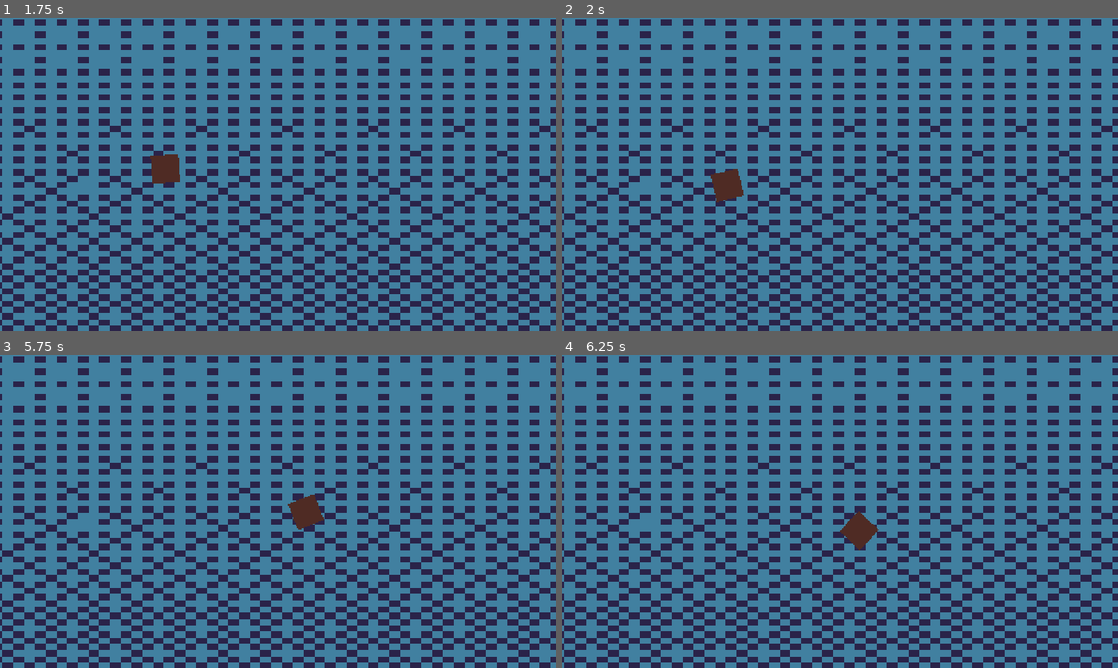
Above: before the commit, frames 1-4 (two rows, left to right).
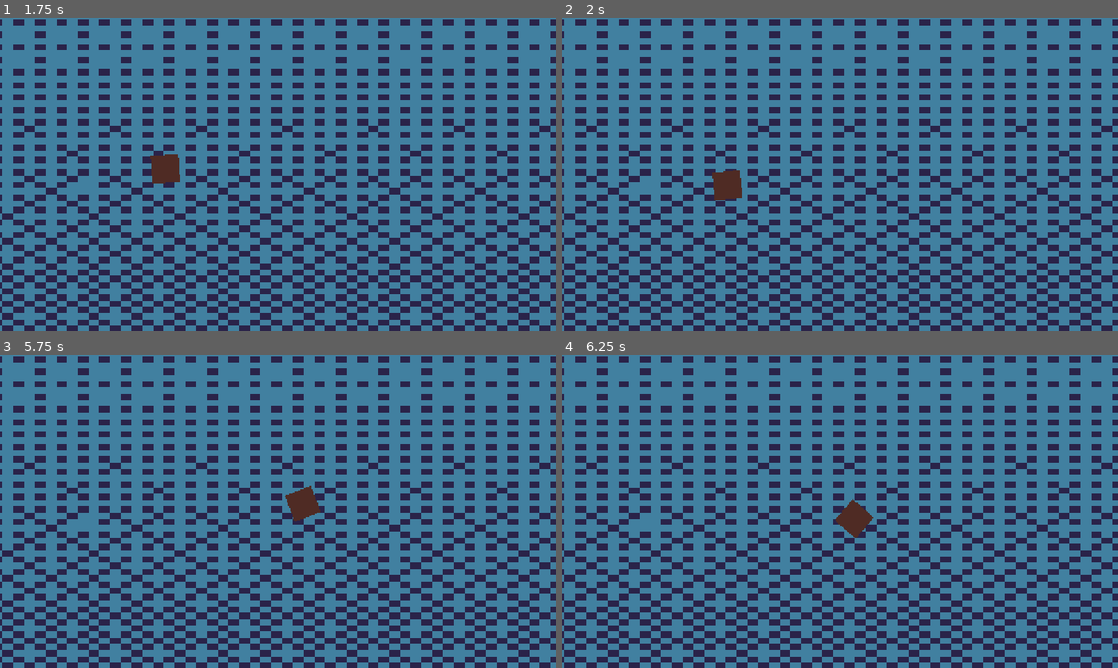
Above: after the commit, the same moments.

Repository: Joey451-OG/5499-Project-1
Game: Godot game, scene res://Scenes/main.tscn
Two runs of this game, one before a commit and one after it. Both use one fixed random seed, a clock stepped at 60 frames per second and the inputs below.
Inputs (mouse positions are in pixels of both pictures, inside the frame that each line leads up to):
- Up to frame 1 (1.75 s): move the mouse to (400, 158) at 0.52 s; hold Space (swim) 0.53-1.28 s; move the mouse to (166, 190) at 1.27 s; tap Space (swim) at 1.35 s
- Up to frame 2 (2 s): no input
- Up to frame 3 (5.75 s): move the mouse to (333, 442) at 2.02 s; hold Space (swim) 2.03-2.78 s; move the mouse to (250, 574) at 2.77 s; tap Space (swim) at 2.85, 4.35 s; move the mouse to (444, 558) at 3.52 s; hold Space (swim) 3.53-4.28 s; move the mouse to (111, 464) at 4.27 s; move the mouse to (305, 511) at 5.02 s; hold Space (swim) from 5.03 s (still down)
- Up to frame 4 (6.25 s): move the mouse to (756, 433) at 5.77 s; release Space (swim) at 5.78 s; tap Space (swim) at 5.85 s

Frame 1 is identical in both runs. In frame 2, less than 0.1% of the frame differs, in the area x 26-33%, y 48-59%; in frame 3, 0.3%; in frame 4, 0.5%, in the area x 49-57%, y 46-63%.

Commit message:
Bug fix | Player doesn't spin out of control
Player only looks towards mouse when mouse is outside the player sprite

Diff:
--- a/Scenes/main.tscn
+++ b/Scenes/main.tscn
@@ -2,6 +2,9 @@
 
 [ext_resource type="Texture2D" uid="uid://dexlpc5fdvfff" path="res://Assets/DEV/DEV_background.png" id="1_bo1nx"]
 [ext_resource type="PackedScene" uid="uid://vmtniiwn1oht" path="res://Scenes/Player.tscn" id="1_jjgbg"]
+
+[sub_resource type="RectangleShape2D" id="RectangleShape2D_bo1nx"]
+size = Vector2(1312, 17)
 
 [node name="Node2D" type="Node2D" unique_id=1050794869]
 
@@ -11,6 +14,13 @@
 scale = Vector2(24.74219, 14.390625)
 texture = ExtResource("1_bo1nx")
 
+[node name="StaticBody2D" type="StaticBody2D" parent="." unique_id=1980212857]
+
+[node name="CollisionShape2D" type="CollisionShape2D" parent="StaticBody2D" unique_id=72585754]
+position = Vector2(646, -1.5)
+shape = SubResource("RectangleShape2D_bo1nx")
+debug_color = Color(0.9999998, 0.0024176077, 0.09460204, 0.41960785)
+
 [node name="Player" parent="." unique_id=934692645 instance=ExtResource("1_jjgbg")]
 position = Vector2(161, 158)
 
--- a/Scripts/gdscript/player.gd
+++ b/Scripts/gdscript/player.gd
@@ -11,10 +11,14 @@
 
 func _physics_process(delta: float) -> void:
 	# Add the gravity.
-	look_at(get_global_mouse_position())
+
+	#print(sprite.get_rect().has_point(to_local(get_global_mouse_position())))
+	if not sprite.get_rect().has_point(to_local(get_global_mouse_position())):
+		look_at(get_global_mouse_position())
+
 	velocity = transform.x * Input.get_action_strength("swim") * VELCOCITY_IMPULSE
 
-	 #sinking
+	#sinking
 	if not Input.is_action_pressed("swim"):
 		velocity.y += VELCOCITY_IMPULSE * 0.5
 
